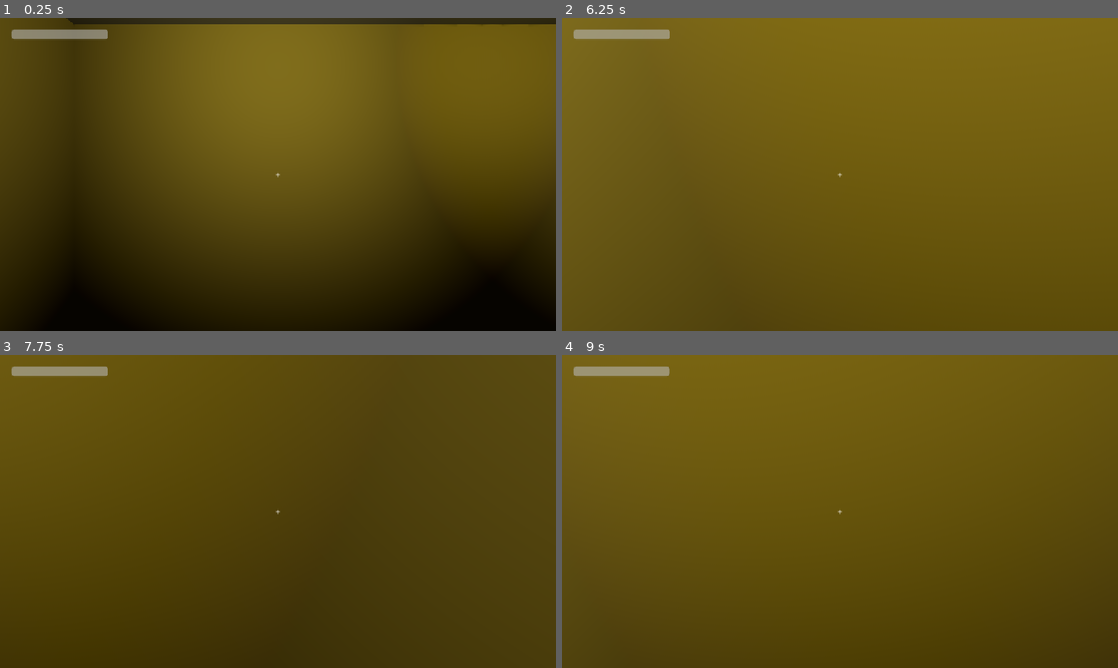
Above: before the commit, frames 1-4 (two rows, left to right).
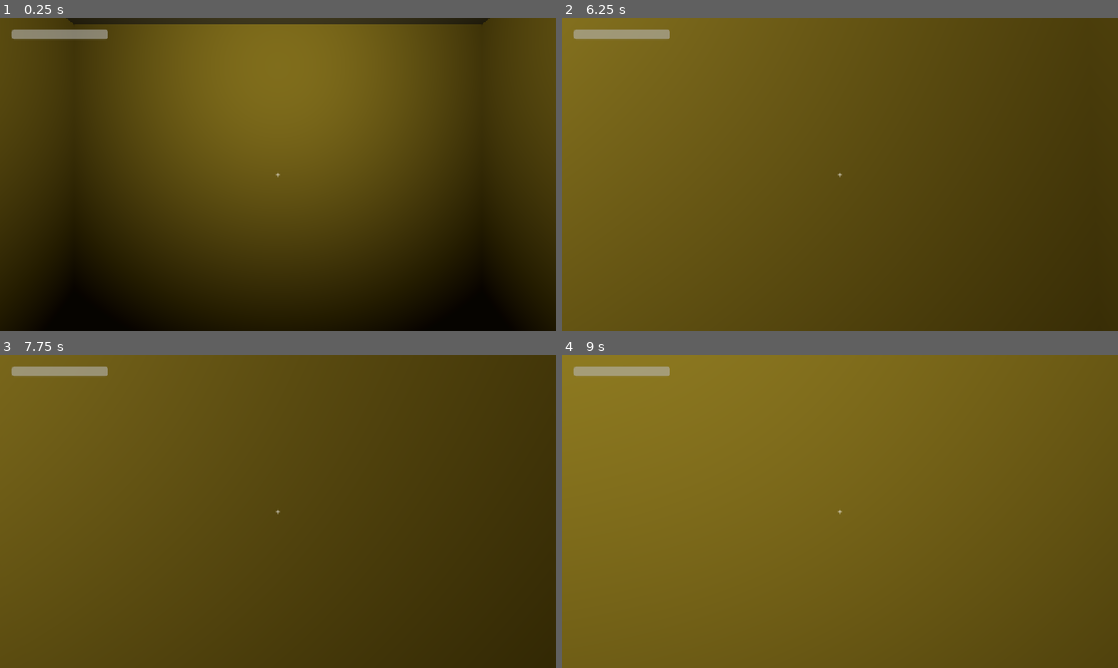
Above: after the commit, the same moments.

Repository: Aenopix/backrooms
Game: Godot game, scene res://scenes/Main.tscn
Two runs of this game, one before a commit and one after it. Both use one fixed random seed, a clock stepped at 60 frames per second and the inputs below.
Inputs (mouse positions are in pixels of both pictures, inside the frame that each line leads up to):
- Up to frame 1 (0.25 s): no input
- Up to frame 2 (6.25 s): tap Enter at 0.5, 2.75, 5.75 s; move the mouse to (867, 174) at 0.52 s; hold W 0.53-5.78 s; tap F every 0.75 s from 0.6 to 5.85 s; tap Space at 1.25, 5 s; move the mouse to (812, 174) at 1.27 s; move the mouse to (851, 168) at 2.02 s; move the mouse to (834, 180) at 2.77 s; move the mouse to (878, 177) at 3.52 s; move the mouse to (795, 171) at 4.27 s; move the mouse to (845, 174) at 5.02 s; move the mouse to (817, 168) at 5.77 s; hold D from 5.78 s (still down)
- Up to frame 3 (7.75 s): move the mouse to (305, 511) at 6.52 s; release D at 6.53 s; hold W from 6.53 s (still down); tap F at 6.6, 7.35 s; move the mouse to (250, 511) at 7.27 s
- Up to frame 4 (9 s): tap Space at 8 s; move the mouse to (851, 505) at 8.02 s; tap F at 8.1, 8.85 s; move the mouse to (834, 517) at 8.77 s; release W at 8.78 s; hold A from 8.78 s (still down)

The runs differ from the first frame. In frame 1, 8.2% of the frame differs, in the area x 78-100%, y 0-61%; in frame 2, 39%, in the area x 48-100%, y 0-100%; in frame 3, 0.2%; in frame 4, 19%.

Commit message:
Randomize the maze layout by default
Every playthrough (including restart) now gets a fresh maze instead
of the same fixed layout. fixed_seed is still there to flip back to
a deterministic layout for testing.

Diff:
--- a/scripts/level_generator.gd
+++ b/scripts/level_generator.gd
@@ -8,7 +8,7 @@
 const PLAYER_SCENE := preload("res://scenes/Player.tscn")
 
 @export var grid_size := Vector2i(5, 5)
-@export var randomize_layout := false
+@export var randomize_layout := true
 @export var fixed_seed := 1337
 ## Fraction of rooms that get a light fixture (roughly 3 lit rooms per 5 in a row).
 @export_range(0.0, 1.0) var light_density := 0.6
